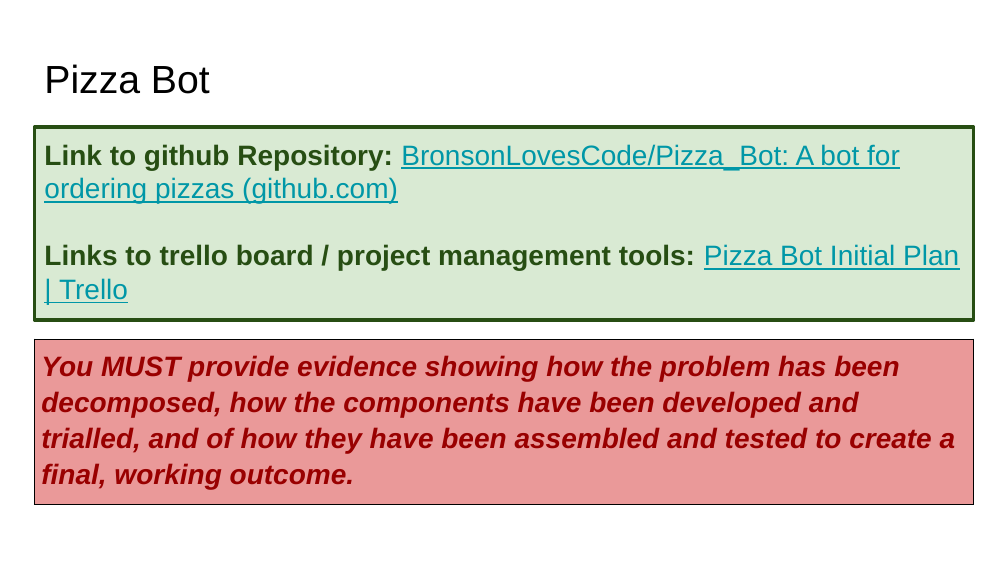
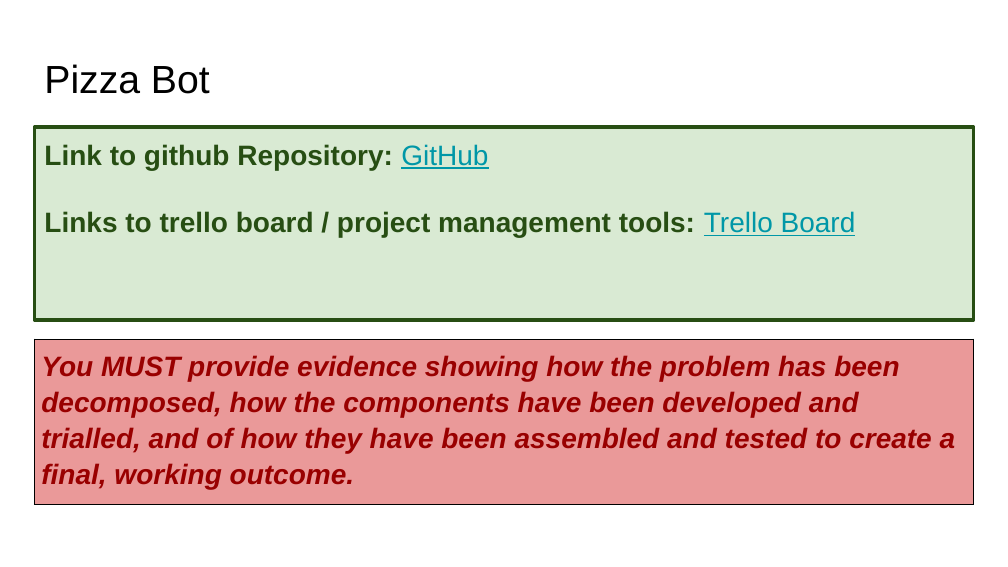
Before and after one commit to BronsonLovesCode/Pizza_Bot, a slide deck: slide 1 of 022_91893+_+91897+Documentation.pptx. Drawn at 1008x567 pixels with LibreOffice and Linux fonts; fonts in the diff are those of the drawing. Boxes give left, top, right and bottom in pixels: in the first picture for what was removed or moved away, otherwise in the second. Text is boxed around its words. In the diff, an @@ line names an element or a change of style, - is before the commit and + after.

Commit message:
Updated pizzabot, decom pics, and powerpoint
pizzabot:
increased list of names
added name randomizer
added print code

decom pics:
added two more screenshots

powerpoint:
added screenshots into powerpoint

```diff
--- a/022_91893+_+91897+Documentation.pptx
+++ b/022_91893+_+91897+Documentation.pptx
@@ text at box(44, 144, 856, 237): text changed; text colour #0097A7 to #274E13; bold on @@
-Link to github Repository: BronsonLovesCode/Pizza_Bot: A bot for ordering pizzas (github.com)
-Links to trello board / project management tools: Pizza Bot Initial Plan | Trello
+Link to github Repository: GitHub
+Links to trello board / project management tools: Trello Board
```
Also in this commit, not shown: 1 other slide changed, 1 slide added, 1 slide removed, 3 other files.
